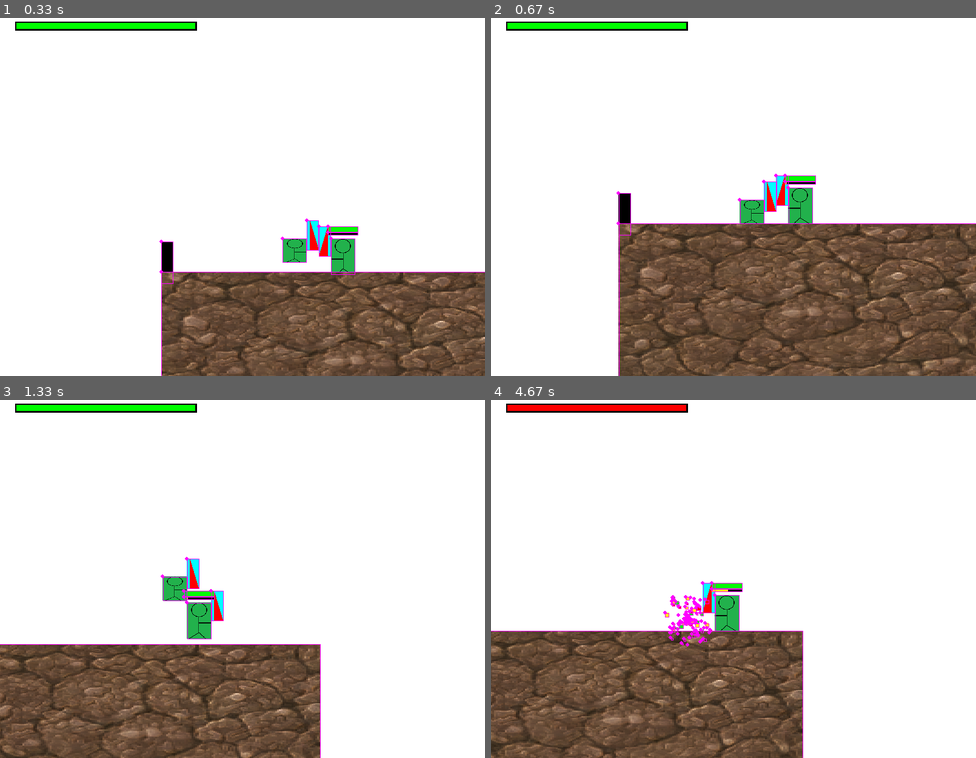
Above: before the commit, frames 1-4 (two rows, left to right).
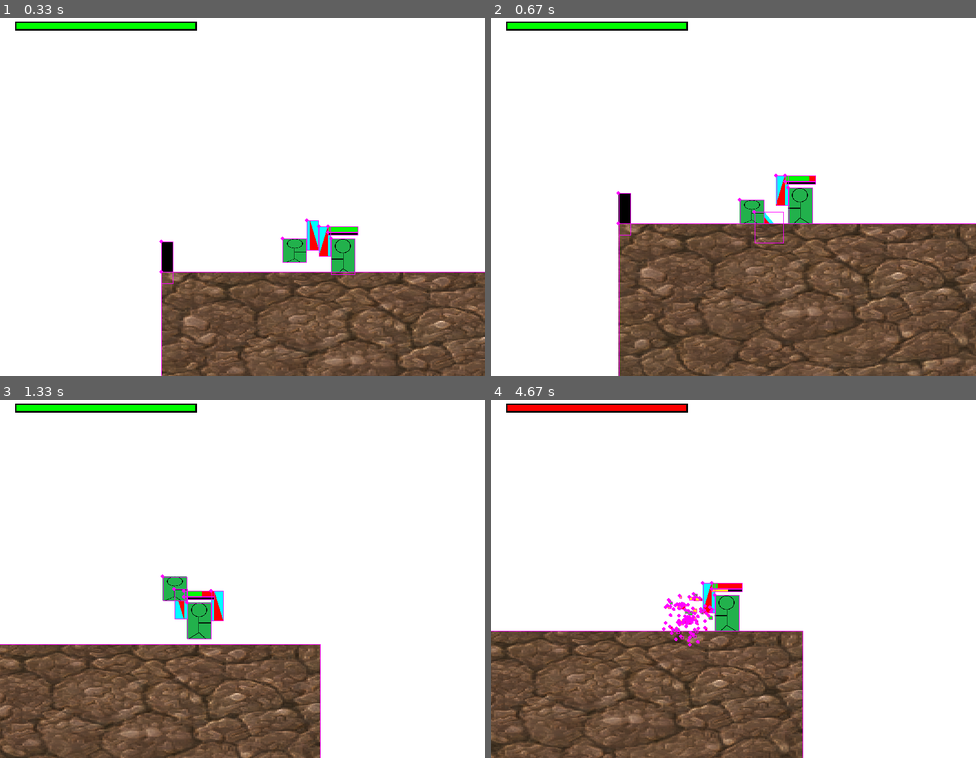
Above: after the commit, the same moments.

Repository: salfk23/2drpg_pygame
Game: pygame game, started from main.py
Two runs of this game, one before a commit and one after it. Both use one fixed random seed, a clock stepped at 60 frames per second and the inputs below.
Inputs:
- Up to frame 1 (0.33 s): no input
- Up to frame 2 (0.67 s): tap F at 0.33 s
- Up to frame 3 (1.33 s): hold D 0.67-1.13 s; tap F at 0.73, 1.03, 1.23 s; tap J at 0.82 s; hold W from 1.17 s (still down); tap I at 1.32 s
- Up to frame 4 (4.67 s): release W at 1.47 s; hold D 1.5-1.97 s; tap F at 1.57, 1.87, 2.07, 2.37, 2.63, 2.97, 3.27, 3.4, 3.8, 4.1, 4.47 s; hold A 2-2.53 s; tap J at 2.15, 3.48 s; hold S 2.57-2.87 s; tap I at 2.72, 3.88 s; hold A 2.9-3.3 s; hold W 3.33-3.7 s; hold D 3.73-4.37 s; hold S from 4.4 s (still down)

Frame 1 is identical in both runs. In frame 2, 0.3% of the frame differs, in the area x 53-67%, y 44-63%; in frame 3, 0.4%; in frame 4, 0.6%, in the area x 35-52%, y 51-69%.

Commit message:
Revamped Particles

Diff:
--- a/game_engine/entities/characters.py
+++ b/game_engine/entities/characters.py
@@ -4,7 +4,7 @@
 from game_engine.entities.entity import BiDirectionalEntity, Entity, EntityManager
 from game_engine.entities.particles import ExplosionParticle
 from game_engine.entities.state import Hurtable, Solid
-from game_engine.entities.weapon import Weapon
+from game_engine.entities.weapon import Melee
 from game_engine.helpers import Colors, Size2D, load_image
 
 
@@ -71,7 +71,7 @@
       IMAGE = pygame.Surface((20, 50), pygame.SRCALPHA)
       IMAGE.fill(Colors.CYAN)
       pygame.draw.polygon(IMAGE, pygame.Color('red'), ( (5, 0), (20, 50),(5, 50)))
-      self.weapon = Weapon(self, pygame.Vector2(self.rect.right,self.rect.centery),IMAGE, (10, 50), 10, 10)
+      self.weapon = Melee(self, pygame.Vector2(self.rect.right,self.rect.centery),IMAGE, (10, 50), 10, 10)
       self.linked.append(self.health_bar)
       self.linked.append(self.strike_bar)
       self.linked.append(self.weapon)
@@ -114,7 +114,7 @@
       self.health_bar.on_health_change()
   def die(self):
         center = self.rect.center
-        ExplosionParticle.create_particles(pygame.Vector2(center), 100, Colors.RED, (2, 10), (0.1, 3))
+        ExplosionParticle.create_particles(pygame.Vector2(center), 100)
         self.remove = True
   def update(self):
       super().update()
@@ -152,7 +152,7 @@
       IMAGE = pygame.Surface((20, 50), pygame.SRCALPHA)
       IMAGE.fill(Colors.CYAN)
       pygame.draw.polygon(IMAGE, pygame.Color('red'), ( (5, 0), (20, 50),(5, 50)))
-      self.weapon = Weapon(self, pygame.Vector2(self.rect.right,self.rect.centery),IMAGE, (10, 50), 30, 10)
+      self.weapon = Melee(self, pygame.Vector2(self.rect.right,self.rect.centery),IMAGE, (10, 50), 30, 10)
       self.linked.append(self.weapon)
       self.on_position_change()
       self.on_health_change()
@@ -168,5 +168,5 @@
         self.weapon.direction = self.direction
   def die(self):
         center = self.rect.center
-        ExplosionParticle.create_particles(pygame.Vector2(center), 100, Colors.RED, (2, 10), (0.1, 3))
+        ExplosionParticle.create_particles(pygame.Vector2(center), 100)
         self.remove = True
--- a/game_engine/entities/particles.py
+++ b/game_engine/entities/particles.py
@@ -6,21 +6,41 @@
 import pygame
 from game_engine.entities.dynamic import MovableEntity
 from game_engine.entities.entity import ColoredEntity, EntityManager
-from game_engine.helpers import Size2D
+from game_engine.helpers import Colors, Size2D
 
 
 class ExplosionParticle(MovableEntity, ColoredEntity):
   '''
   Particle object that last for 360 frame, and have random direction
   '''
-  def __init__(self, position: pygame.Vector2, color: tuple[int, int, int], size:tuple[int, int], speed:tuple[float, float]):
+  def __init__(self, position: pygame.Vector2, color: tuple[int, int, int], size:tuple[int, int], angle:tuple[int, int], speed:tuple[float, float]):
+      """Create particle
+
+      Args:
+          position (pygame.Vector2): Starting position
+          color (tuple[int, int, int]): Color of particle
+          size (tuple[int, int]): Size of particle (x, y)
+          angle (tuple[int, int, int]): Range of angle (start, end) and delta
+          speed (tuple[float, float]): Range of speed (min, max)
+      """
       size = random.randint(size[0], size[1])
       super().__init__(position, (size, size))
       self.color = color
-      angle = random.uniform(0, 2.0*math.pi)
+      start, end = angle
+      if start < 0:
+        start += 360
+        end += 360
+        angle_rand = random.randint(start, end)
+        angle_rand = angle_rand % 360
+      else:
+        angle_rand = random.randint(start, end)
+      angle_m = math.radians(angle_rand)
+      # angle_m = random.uniform(1.9*math.pi, 2.1*math.pi)
       speed = random.uniform(speed[0], speed[1])
+
+      self.velocity = pygame.Vector2(math.cos(angle_m), math.sin(angle_m)) * speed
       # Set velocity to random direction that is not mroe than 15 point speed
-      self.velocity = pygame.Vector2(math.cos(angle), math.sin(angle)) * speed
+      # self.velocity = pygame.Vector2(math.cos(angle_m), math.sin(angle_m)) * speed
       self.lifetime = 0
   def on_color_change(self):
       sprite = pygame.Surface(self.size)
@@ -38,7 +58,7 @@
         else:
           self.size = size
   @classmethod
-  def create_particles(cls, position: pygame.Vector2, amount: int, color: tuple[int, int, int], size:tuple[int, int], speed:tuple[float, float]):
+  def create_particles(cls, position: pygame.Vector2, amount: int, size:tuple[int, int]=(2, 10), color: tuple[int, int, int]=Colors.RED, speed:tuple[float, float]=(0.1, 3), angle:tuple[int, int]=(0, 360)):
       entity_manager = EntityManager.instance()
       for i in range(amount):
-          entity_manager.add(cls(position, color, size, speed))
+          entity_manager.add(cls(position, color, size, angle, speed))
--- a/main.py
+++ b/main.py
@@ -73,9 +73,9 @@
 
     def die(self):
             center = self.rect.center
-            ExplosionParticle.create_particles(pygame.Vector2(center), 35, Colors.RED, (2, 10), (0.1, 3))
-            ExplosionParticle.create_particles(pygame.Vector2(center), 35, Colors.YELLOW, (2, 10), (0.1, 3))
-            ExplosionParticle.create_particles(pygame.Vector2(center), 35, Colors.GREEN, (2, 10), (0.1, 3))
+            ExplosionParticle.create_particles(pygame.Vector2(center), 35, color=Colors.RED)
+            ExplosionParticle.create_particles(pygame.Vector2(center), 35, color=Colors.YELLOW)
+            ExplosionParticle.create_particles(pygame.Vector2(center), 35, color=Colors.GREEN)
             death_sound.play()
             self.health = 0
             self.remove = True
